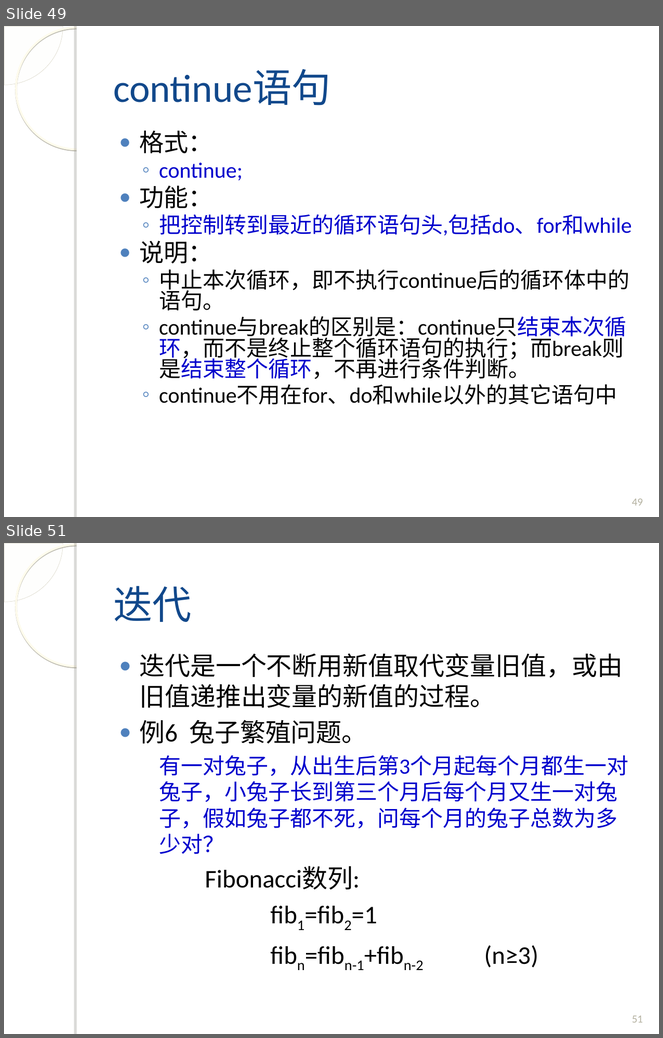
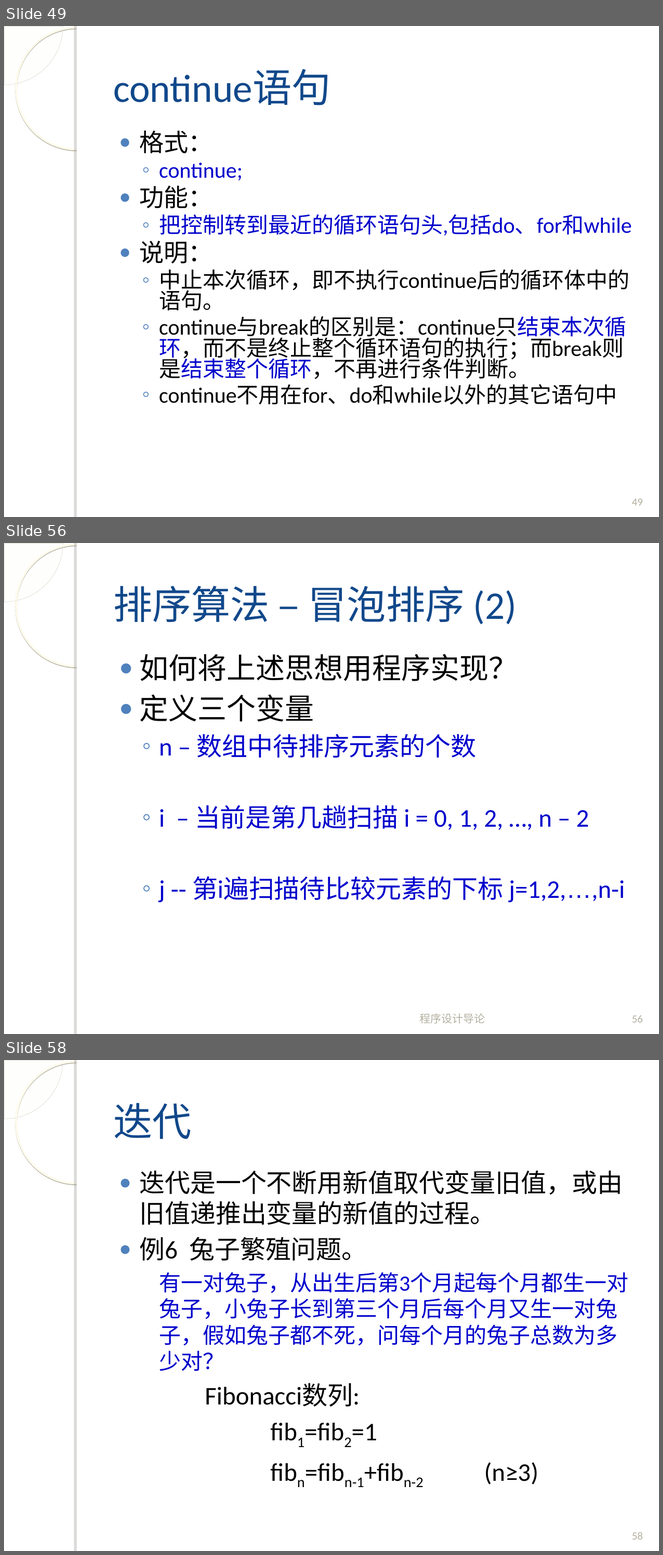
Before and after one commit to fanju1984/introduction-to-programming, a slide deck: introduction-to-programming/slides/2017/04-Control-Statement-2.ppt. Shown one above the other, each under a label of ours: slides 49 and 51 before the commit, slides 49, 56 and 58 after it; the slides between them are not shown. The pictures are 663x1038 and 663x1555 pixels, drawn with LibreOffice and Linux fonts; fonts in the diff are those of the drawing; background and template pictures are left out. Boxes give left, top, right and bottom in pixels: in the first picture for what was removed or moved away, otherwise in the second. Text is boxed around its words. In the diff, an @@ line names an element or a change of style, - is before the commit and + after.

```diff
--- a/introduction-to-programming/slides/2017/04-Control-Statement-2.ppt
+++ b/introduction-to-programming/slides/2017/04-Control-Statement-2.ppt
@@ slide 56 added at <box>4,543,659,1034</box>, background picture (left out); not listed: 4 template elements that a slide beside it also shows @@
@@ title added at <box>113,586,517,625</box>, 43 pt, text #11488B @@
+排序算法 – 冒泡排序 (2)
@@ text added at <box>139,654,625,903</box>, 28 pt, text #0000CC @@
+● 如何将上述思想用程序实现？
+● 定义三个变量
+  ◦ n – 数组中待排序元素的个数
+  ◦ i – 当前是第几趟扫描 i = 0, 1, 2, …, n – 2
+  ◦ j -- 第i遍扫描待比较元素的下标 j=1,2,…,n-i
@@ text added at <box>420,1014,486,1024</box>, 12 pt, text #B4B1A0 @@
+程序设计导论
@@ page number added at <box>632,1016,643,1023</box>, 12 pt, text #B4B1A0 @@
+56
@@ what was slide 51 is now slide 58 @@
@@ page number at <box>632,1533,643,1540</box>: text changed @@
-51
+58
```
Also in this commit, not shown: 5 slides changed, 8 other slides added, 4 slides removed, 1 other file.
